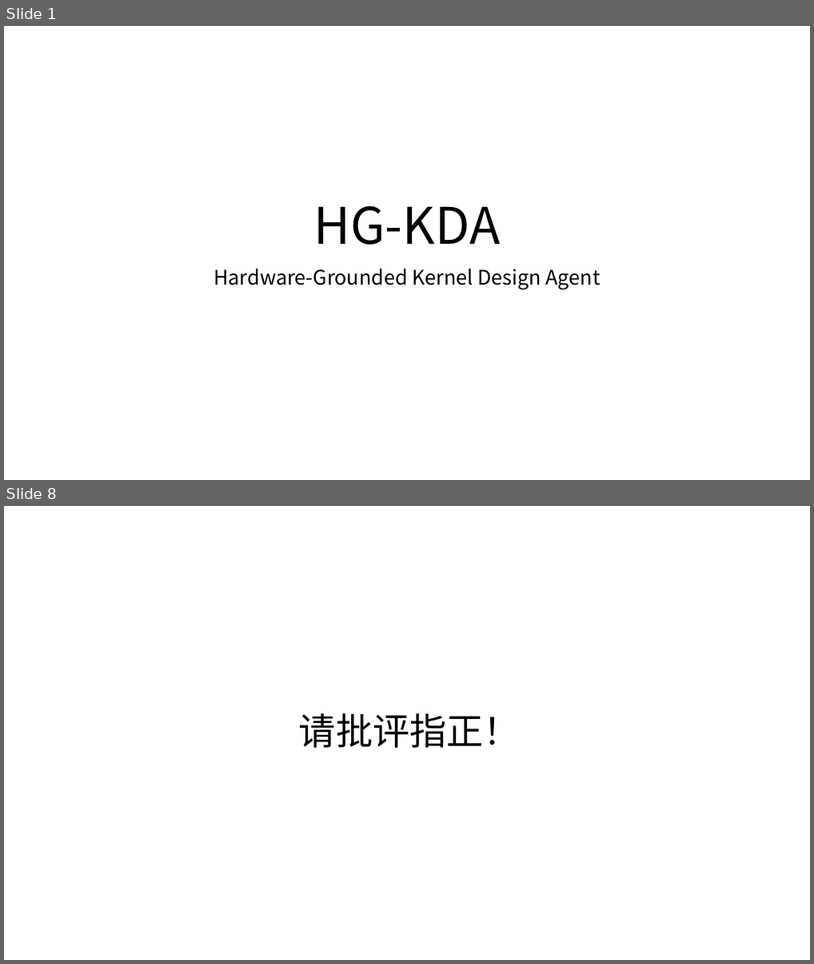
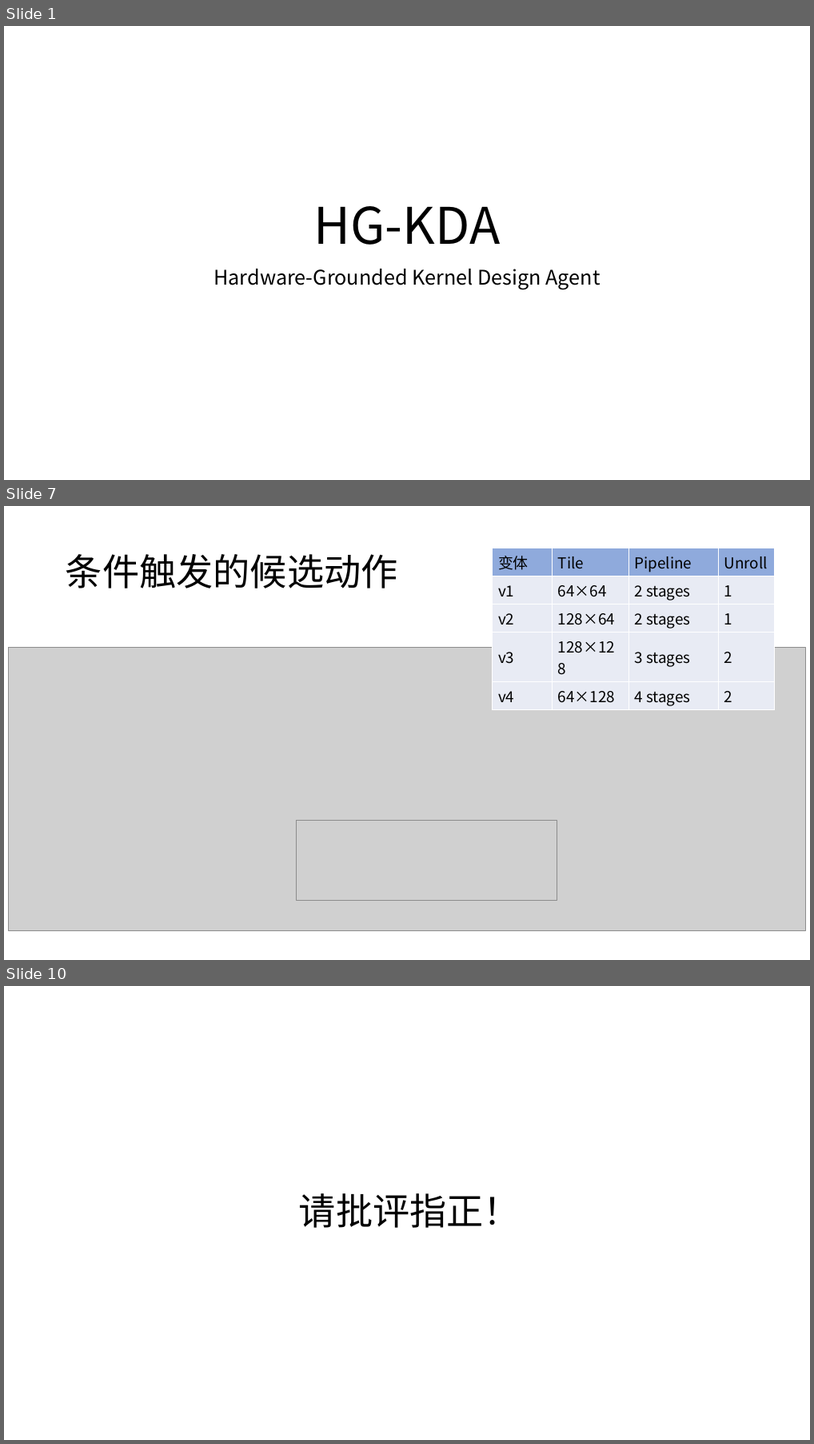
Before and after one commit to LeleCheung/HG-KDA, a slide deck: reports/02_work/0917汇报.pptx. Shown one above the other, each under a label of ours: slides 1 and 8 before the commit, slides 1, 7 and 10 after it; the slides between them are not shown. The pictures are 814x964 and 814x1444 pixels, drawn with LibreOffice and Linux fonts; fonts in the diff are those of the drawing; grey boxes stand for pictures. Boxes give left, top, right and bottom in pixels: in the first picture for what was removed or moved away, otherwise in the second. Text is boxed around its words. In the diff, an @@ line names an element or a change of style, - is before the commit and + after.

```diff
--- a/reports/02_work/0917汇报.pptx
+++ b/reports/02_work/0917汇报.pptx
@@ slide 7 added at box(4, 506, 810, 960), background #FFFFFF @@
@@ table added at box(493, 548, 775, 709), 5 rows, 4 columns @@
+变体 | Tile | Pipeline | Unroll
+v1 | 64×64 | 2 stages | 1
+v2 | 128×64 | 2 stages | 1
+v3 | 128×128 | 3 stages | 2
+v4 | 64×128 | 4 stages | 2
@@ title added at box(66, 554, 398, 588), 44 pt, text #000000 @@
+条件触发的候选动作
@@ picture added at box(9, 647, 806, 930) @@
@@ picture added at box(296, 820, 557, 900) @@
@@ what was slide 8 is now slide 10 @@
```
Also in this commit, not shown: 4 slides changed, 3 other slides added, 2 slides removed, 1 other file.
